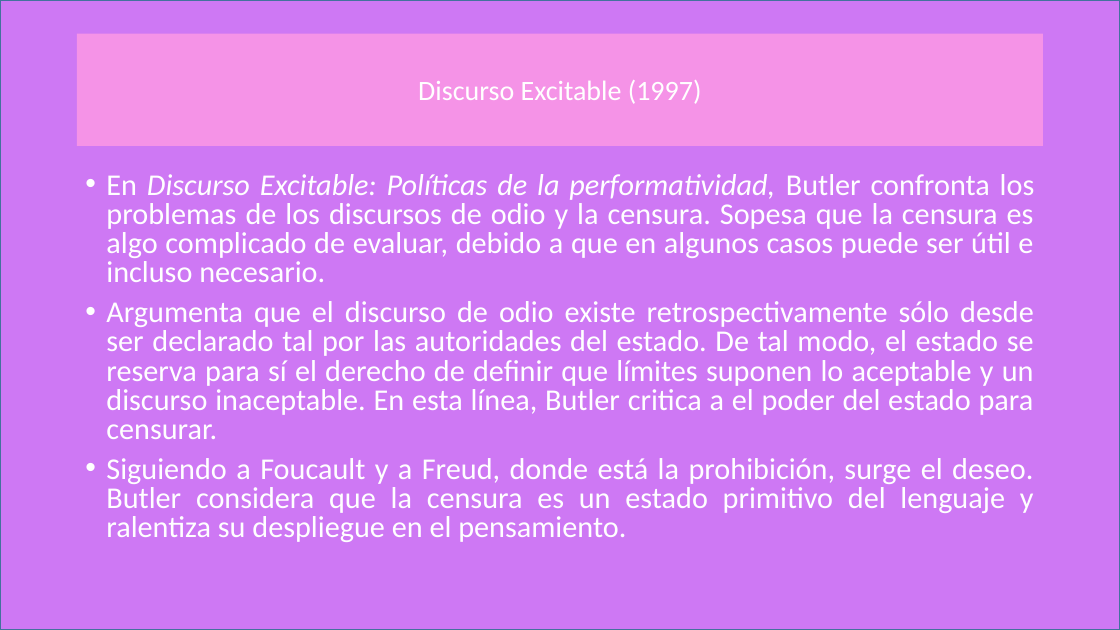
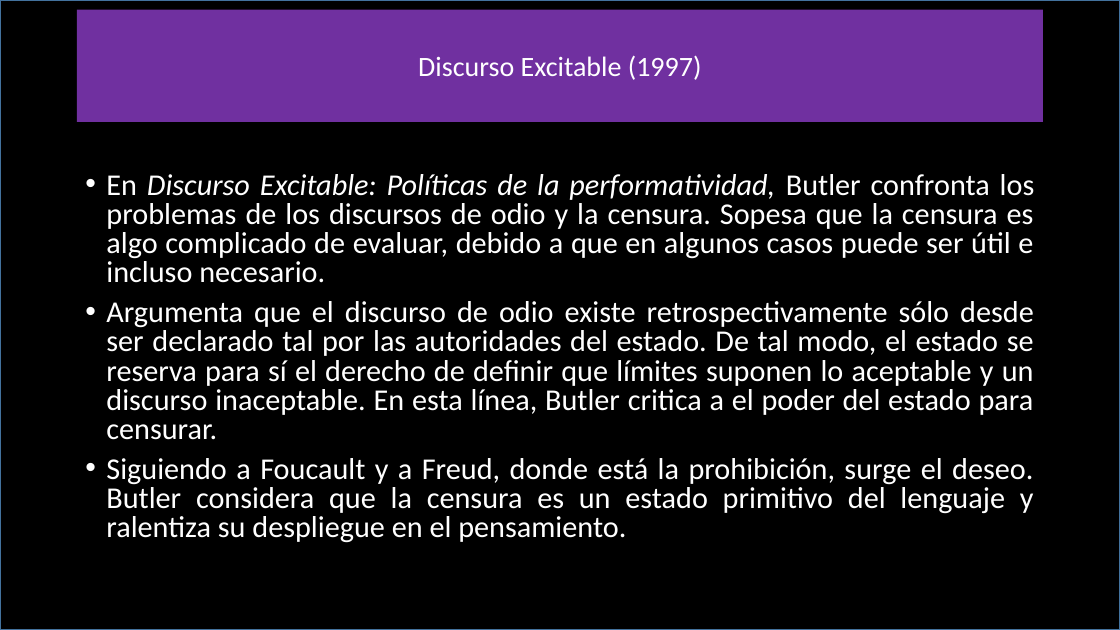
Before and after one commit to zaboltar/zaboltar.github.io, a slide deck: slide 17 of assets uarm/2019 sol-penscri-justfilpol/Judith Butler.pptx. Drawn at 1120x630 pixels with LibreOffice and Linux fonts; fonts in the diff are those of the drawing. Boxes give left, top, right and bottom in pixels: in the first picture for what was removed or moved away, otherwise in the second. Text is boxed around its words. In the diff, an @@ line names an element or a change of style, - is before the commit and + after.

```diff
--- a/assets uarm/2019 sol-penscri-justfilpol/Judith Butler.pptx
+++ b/assets uarm/2019 sol-penscri-justfilpol/Judith Butler.pptx
@@ rectangle at [0,0,1120,630]: fill #CE78F4 to #000000 @@
@@ title "Discurso Excitable (1997)": place and size @@
-title "Discurso Excitable (1997)" at [77,34,1044,146]
+title "Discurso Excitable (1997)" at [77,9,1044,122]
@@ title "Discurso Excitable (1997)" at [77,9,1044,122]: fill #F593E7 to #7030A0 @@
```
Also in this commit, not shown: 9 other slides changed, 1 other file.
